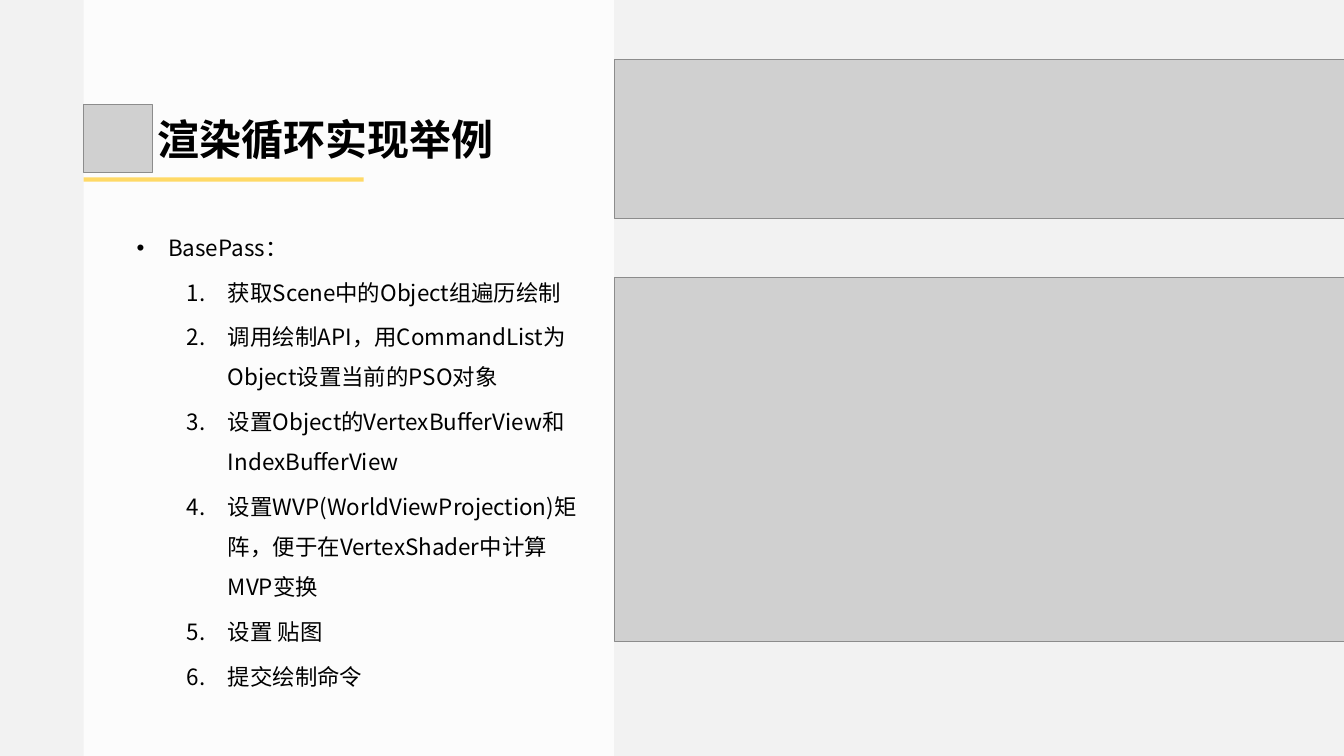
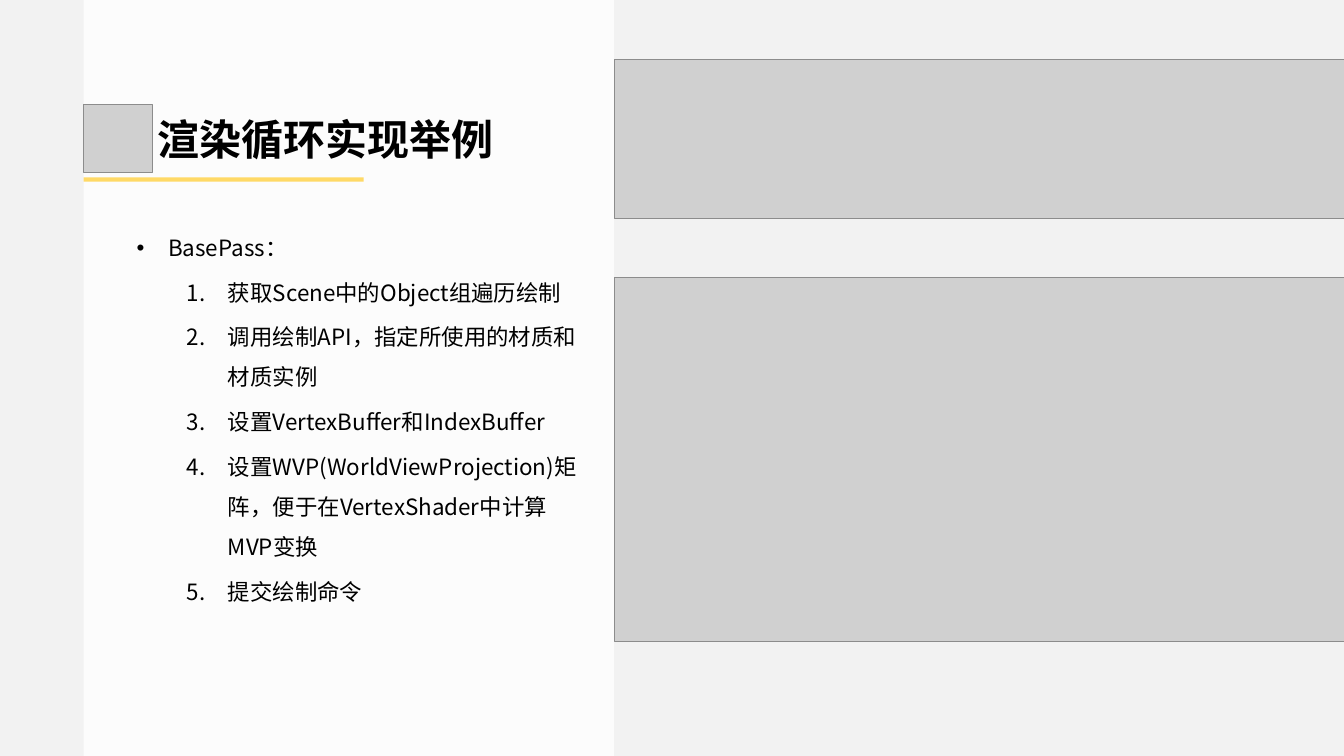
Before and after one commit to doomlover/KSGameEngineTutorials, a slide deck: slide 17 of PPTs/04.引擎基础概念与底层实用系统.pptx. Drawn at 1344x756 pixels with LibreOffice and Linux fonts; fonts in the diff are those of the drawing; grey boxes stand for pictures. Boxes give left, top, right and bottom in pixels: in the first picture for what was removed or moved away, otherwise in the second. Text is boxed around its words. In the diff, an @@ line names an element or a change of style, - is before the commit and + after.

```diff
--- a/PPTs/04.引擎基础概念与底层实用系统.pptx
+++ b/PPTs/04.引擎基础概念与底层实用系统.pptx
@@ text at [228, 326, 576, 432]: text changed @@
-  2. 调用绘制API，用CommandList为Object设置当前的PSO对象
-  3. 设置Object的VertexBufferView和IndexBufferView
+  2. 调用绘制API，指定所使用的材质和材质实例
+  3. 设置VertexBuffer和IndexBuffer
@@ text at [228, 621, 323, 642]: paragraph removed @@
-  5. 设置 贴图
```
Also in this commit, not shown: 2 other slides changed, 1 other file.
